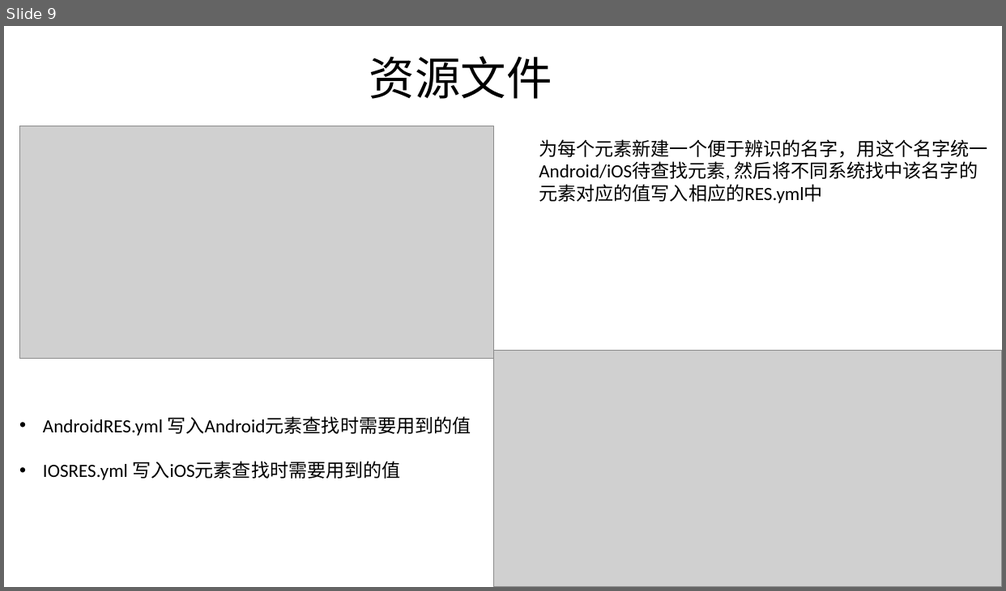
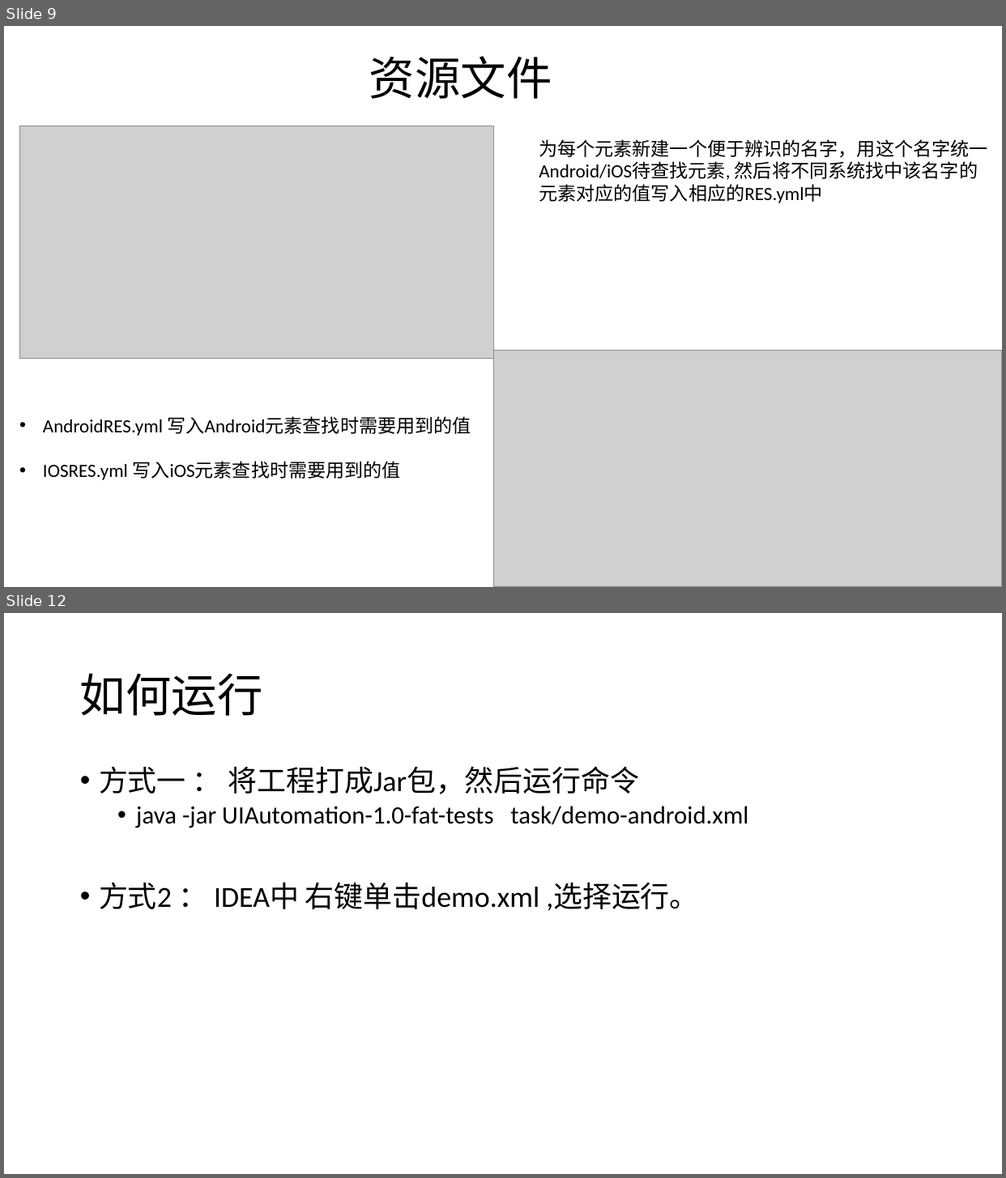
Before and after one commit to lgxqf/AppUIAutomation, a slide deck: doc/Framework-Introduction.pptx. Shown one above the other, each under a label of ours: slide 9 before the commit, slides 9 and 12 after it; the slides between them are not shown. The pictures are 1006x591 and 1006x1178 pixels, drawn with LibreOffice and Linux fonts; fonts in the diff are those of the drawing; grey boxes stand for pictures. Boxes give left, top, right and bottom in pixels: in the first picture for what was removed or moved away, otherwise in the second. Text is boxed around its words. In the diff, an @@ line names an element or a change of style, - is before the commit and + after.

```diff
--- a/doc/Framework-Introduction.pptx
+++ b/doc/Framework-Introduction.pptx
@@ slide 12 added at [4,613,1002,1174], background #FFFFFF @@
@@ title added at [80,673,263,716], 44 pt, text #000000 @@
+如何运行
@@ text added at [99,766,748,911], 24 pt, text #000000 @@
+• 方式一 ： 将工程打成Jar包，然后运行命令
+  • java -jar UIAutomation-1.0-fat-tests task/demo-android.xml
+• 方式2 ： IDEA中 右键单击demo.xml ,选择运行。
```
Also in this commit, not shown: 2 other slides added, 1 other file.
